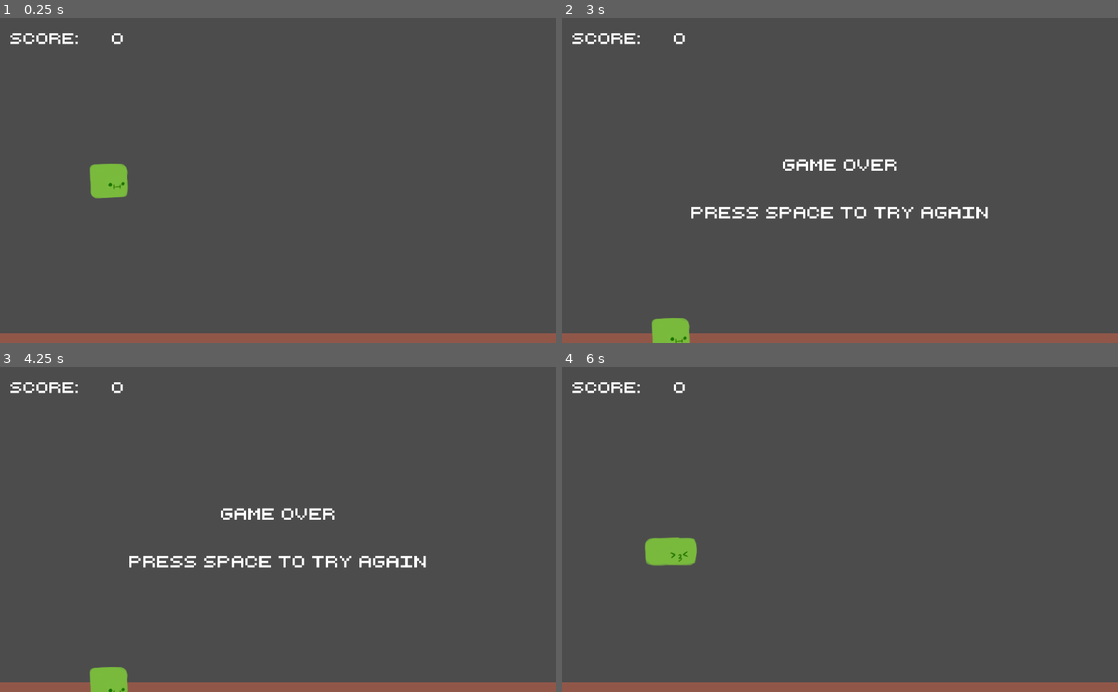
Above: before the commit, frames 1-4 (two rows, left to right).
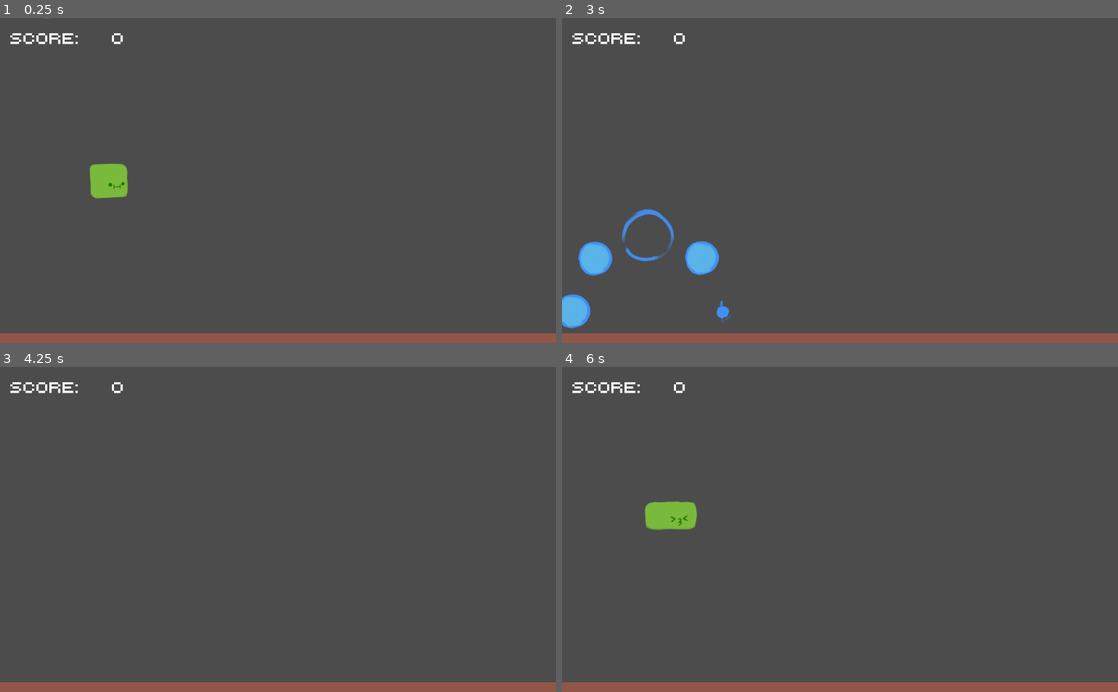
Above: after the commit, the same moments.

Repository: CoryParsnipson/bouncy-block
Game: Godot game, scene res://Main.tscn
Two runs of this game, one before a commit and one after it. Both use one fixed random seed, a clock stepped at 60 frames per second and the inputs below.
Inputs:
- Up to frame 1 (0.25 s): no input
- Up to frame 2 (3 s): tap Enter (ui_accept) at 0.5, 0.77, 0.8, 1.07, 1.35, 1.52, 1.82, 2.3 s; hold Space (ui_select) 0.53-1.28 s; tap Space (ui_select) at 1.55, 2.85 s; hold Space (ui_select) 2.03-2.78 s
- Up to frame 3 (4.25 s): tap Enter (ui_accept) at 3.02, 3.32 s; tap Space (ui_select) at 3.5 s; hold Enter (ui_accept) from 3.53 s (still down)
- Up to frame 4 (6 s): tap Space (ui_select) at 4.25, 4.35 s; release Enter (ui_accept) at 4.28 s; tap Enter (ui_accept) at 4.52, 4.82, 5.3, 5.85 s; hold Space (ui_select) 5.03-5.78 s

The runs differ from the first frame. In frame 1, less than 0.1% of the frame differs, in the area x 8-10%, y 0-1%; in frame 2, 3.7%, in the area x 0-77%, y 43-100%; in frame 3, 1.8%; in frame 4, 1.5%.

Commit message:
Add sound effects and death animation.

Diff:
--- a/Main.gd
+++ b/Main.gd
@@ -90,6 +90,7 @@
 	game_started = true
 	$Player.disable_physics = false
 	$Player.disable_input = false
+	$Player.visible = true
 	$BarrierTimer.start()
 
 
@@ -98,10 +99,38 @@
 	game_started = false
 	$Player.disable_physics = true
 	$Player.disable_input = true
+	$Player.visible = false
 	$BarrierTimer.stop()
 
-	$NotificationLabel.text = "GAME OVER\n\nPress Space to try again"
+	$DeathStartTimer.start();
 	$GameOverTimer.start();
+
+
+func die():
+	$DeathSound.play(0)
+
+	# death animation
+	$DeathPop.visible = true
+	$DeathPop.position.x = $Player.position.x - 45
+	$DeathPop.position.y = $Player.position.y - 45
+
+	$DeathAnimationTimer.start()
+
+
+func update_death_animation():
+	move_death_pop($DeathPop/DeathPop1, deg2rad(0))
+	move_death_pop($DeathPop/DeathPop2, deg2rad(45))
+	move_death_pop($DeathPop/DeathPop3, deg2rad(90))
+	move_death_pop($DeathPop/DeathPop4, deg2rad(135))
+	move_death_pop($DeathPop/DeathPop5, deg2rad(180))
+	move_death_pop($DeathPop/DeathPop6, deg2rad(225))
+	move_death_pop($DeathPop/DeathPop7, deg2rad(270))
+	move_death_pop($DeathPop/DeathPop8, deg2rad(315))
+
+
+func move_death_pop(pop, angle):
+	pop.position.x += cos(angle) * 50
+	pop.position.y += sin(angle) * 50
 
 
 func set_score(new_score):
@@ -146,5 +175,25 @@
 	game_over()
 
 
-func enable_input():
+func game_over_end():
+	$DeathPop.visible = false
+	$DeathPop/DeathPop1.position.x = $DeathPop.position.x
+	$DeathPop/DeathPop1.position.y = $DeathPop.position.y
+	$DeathPop/DeathPop2.position.x = $DeathPop.position.x
+	$DeathPop/DeathPop2.position.y = $DeathPop.position.y
+	$DeathPop/DeathPop3.position.x = $DeathPop.position.x
+	$DeathPop/DeathPop3.position.y = $DeathPop.position.y
+	$DeathPop/DeathPop4.position.x = $DeathPop.position.x
+	$DeathPop/DeathPop4.position.y = $DeathPop.position.y
+	$DeathPop/DeathPop5.position.x = $DeathPop.position.x
+	$DeathPop/DeathPop5.position.y = $DeathPop.position.y
+	$DeathPop/DeathPop6.position.x = $DeathPop.position.x
+	$DeathPop/DeathPop6.position.y = $DeathPop.position.y
+	$DeathPop/DeathPop7.position.x = $DeathPop.position.x
+	$DeathPop/DeathPop7.position.y = $DeathPop.position.y
+	$DeathPop/DeathPop8.position.x = $DeathPop.position.x
+	$DeathPop/DeathPop8.position.y = $DeathPop.position.y
+
+	$DeathAnimationTimer.stop()
+	$NotificationLabel.text = "GAME OVER\n\nPress Space/Click to try again"
 	input_disabled = false
--- a/Main.tscn
+++ b/Main.tscn
@@ -1,24 +1,36 @@
-[gd_scene load_steps=9 format=2]
+[gd_scene load_steps=14 format=2]
 
 [ext_resource path="res://Main.gd" type="Script" id=1]
 [ext_resource path="res://Player.tscn" type="PackedScene" id=2]
 [ext_resource path="res://Barrier.tscn" type="PackedScene" id=3]
 [ext_resource path="res://fonts/retro.ttf" type="DynamicFontData" id=4]
+[ext_resource path="res://sprite/death-2.png" type="Texture" id=5]
+[ext_resource path="res://sprite/death-1.png" type="Texture" id=6]
+[ext_resource path="res://sounds/death.wav" type="AudioStream" id=7]
+[ext_resource path="res://sprite/death-3.png" type="Texture" id=8]
 
-[sub_resource type="RectangleShape2D" id=3]
+[sub_resource type="RectangleShape2D" id=1]
 extents = Vector2( 517.483, 23.5903 )
 
-[sub_resource type="DynamicFont" id=1]
+[sub_resource type="DynamicFont" id=2]
 size = 28
 font_data = ExtResource( 4 )
 
-[sub_resource type="DynamicFont" id=2]
+[sub_resource type="DynamicFont" id=3]
 size = 28
 font_data = ExtResource( 4 )
 
 [sub_resource type="DynamicFont" id=4]
 size = 28
 font_data = ExtResource( 4 )
+
+[sub_resource type="SpriteFrames" id=5]
+animations = [ {
+"frames": [ ExtResource( 6 ), ExtResource( 8 ), ExtResource( 5 ) ],
+"loop": true,
+"name": "default",
+"speed": 5.0
+} ]
 
 [node name="Game" type="Node"]
 script = ExtResource( 1 )
@@ -28,9 +40,17 @@
 one_shot = true
 
 [node name="GameOverTimer" type="Timer" parent="."]
+wait_time = 1.5
+one_shot = true
+
+[node name="DeathStartTimer" type="Timer" parent="."]
+wait_time = 0.01
+one_shot = true
+
+[node name="DeathAnimationTimer" type="Timer" parent="."]
+wait_time = 0.001
 
 [node name="Floor" type="Area2D" parent="."]
-editor/display_folded = true
 position = Vector2( -3.33081, 581.745 )
 
 [node name="Polygon2D" type="Polygon2D" parent="Floor"]
@@ -57,29 +77,86 @@
 margin_top = 17.3495
 margin_right = 166.569
 margin_bottom = 62.3495
-custom_fonts/font = SubResource( 1 )
+custom_fonts/font = SubResource( 2 )
 text = "Score:"
+__meta__ = {
+"_edit_use_anchors_": false
+}
 
 [node name="ScoreCounter" type="Label" parent="."]
 margin_left = 195.831
 margin_top = 16.6287
 margin_right = 235.831
 margin_bottom = 54.6287
-custom_fonts/font = SubResource( 2 )
+custom_fonts/font = SubResource( 3 )
 text = "0"
 align = 1
 
 [node name="NotificationLabel" type="Label" parent="."]
 anchor_right = 1.0
 anchor_bottom = 1.0
-margin_right = -58.0
+margin_left = 1.0
+margin_right = -57.0
 margin_bottom = -18.0
 rect_scale = Vector2( 1.05866, 1.07694 )
 custom_fonts/font = SubResource( 4 )
 align = 1
 valign = 1
+__meta__ = {
+"_edit_use_anchors_": false
+}
+
+[node name="DeathSound" type="AudioStreamPlayer" parent="."]
+stream = ExtResource( 7 )
+volume_db = -10.0
+
+[node name="DeathPop" type="Node2D" parent="."]
+position = Vector2( 88, -46 )
+scale = Vector2( 0.25, 0.25 )
+
+[node name="DeathPop1" type="AnimatedSprite" parent="DeathPop"]
+frames = SubResource( 5 )
+frame = 2
+playing = true
+
+[node name="DeathPop2" type="AnimatedSprite" parent="DeathPop"]
+frames = SubResource( 5 )
+frame = 1
+playing = true
+
+[node name="DeathPop3" type="AnimatedSprite" parent="DeathPop"]
+frames = SubResource( 5 )
+frame = 1
+playing = true
+
+[node name="DeathPop4" type="AnimatedSprite" parent="DeathPop"]
+frames = SubResource( 5 )
+frame = 1
+playing = true
+
+[node name="DeathPop5" type="AnimatedSprite" parent="DeathPop"]
+frames = SubResource( 5 )
+frame = 1
+playing = true
+
+[node name="DeathPop6" type="AnimatedSprite" parent="DeathPop"]
+frames = SubResource( 5 )
+frame = 1
+playing = true
+
+[node name="DeathPop7" type="AnimatedSprite" parent="DeathPop"]
+frames = SubResource( 5 )
+playing = true
+
+[node name="DeathPop8" type="AnimatedSprite" parent="DeathPop"]
+position = Vector2( 8, -4 )
+frames = SubResource( 5 )
+frame = 1
+playing = true
 [connection signal="timeout" from="BarrierTimer" to="." method="_on_BarrierTimer_timeout"]
-[connection signal="timeout" from="GameOverTimer" to="." method="enable_input"]
+[connection signal="timeout" from="GameOverTimer" to="." method="game_over_end"]
+[connection signal="timeout" from="DeathStartTimer" to="." method="die"]
+[connection signal="timeout" from="DeathAnimationTimer" to="." method="update_death_animation"]
 [connection signal="body_entered" from="Floor" to="." method="_on_floor_collision"]
 [connection signal="body_entered" from="BarrierUpper" to="." method="_on_barrier_collision"]
 [connection signal="body_entered" from="BarrierLower" to="." method="_on_barrier_collision"]
--- a/Player.gd
+++ b/Player.gd
@@ -40,6 +40,12 @@
 			is_jumping = true
 			$FlapTimer.start()
 
+			# play flap sound
+			if randi() % 2:
+				$FlapSound1.play(0)
+			else:
+				$FlapSound2.play(0)
+
 			# cut off the current animation and restart flap animation
 			$AnimatedSprite.stop()
 			$AnimatedSprite.animation = "flap"
--- a/Player.tscn
+++ b/Player.tscn
@@ -8,6 +8,8 @@
 [ext_resource path="res://sprite/blocky-flap-5.png" type="Texture" id=6]
 [ext_resource path="res://sprite/blocky-neutral-1.png" type="Texture" id=7]
 [ext_resource path="res://sprite/blocky-neutral-2.png" type="Texture" id=8]
+[ext_resource path="res://sounds/jump1.wav" type="AudioStream" id=9]
+[ext_resource path="res://sounds/jump2.wav" type="AudioStream" id=10]
 
 [sub_resource type="SpriteFrames" id=1]
 animations = [ {
@@ -42,5 +44,13 @@
 [node name="FlapTimer" type="Timer" parent="."]
 wait_time = 0.1
 one_shot = true
+
+[node name="FlapSound1" type="AudioStreamPlayer" parent="."]
+stream = ExtResource( 9 )
+volume_db = -10.0
+
+[node name="FlapSound2" type="AudioStreamPlayer" parent="."]
+stream = ExtResource( 10 )
+volume_db = -10.0
 [connection signal="animation_finished" from="AnimatedSprite" to="." method="_on_animation_finished"]
 [connection signal="timeout" from="FlapTimer" to="." method="_on_reached_jump_apex"]
Not shown: 1 places in Main.tscn that only renumber resources
Not shown: 1 places in Player.tscn that only renumber resources
Not shown, added: sounds/death.wav.import
Not shown, added: sounds/jump1.wav.import
Not shown, added: sounds/jump2.wav.import
Binary file added: sprite/death-1.png
Not shown, added: sprite/death-1.png.import
Binary file added: sprite/death-2.png
Not shown, added: sprite/death-2.png.import
Binary file added: sprite/death-3.png
Not shown, added: sprite/death-3.png.import
Not shown, added: resource/death_sprites.clip
(and 3 more such lines)
